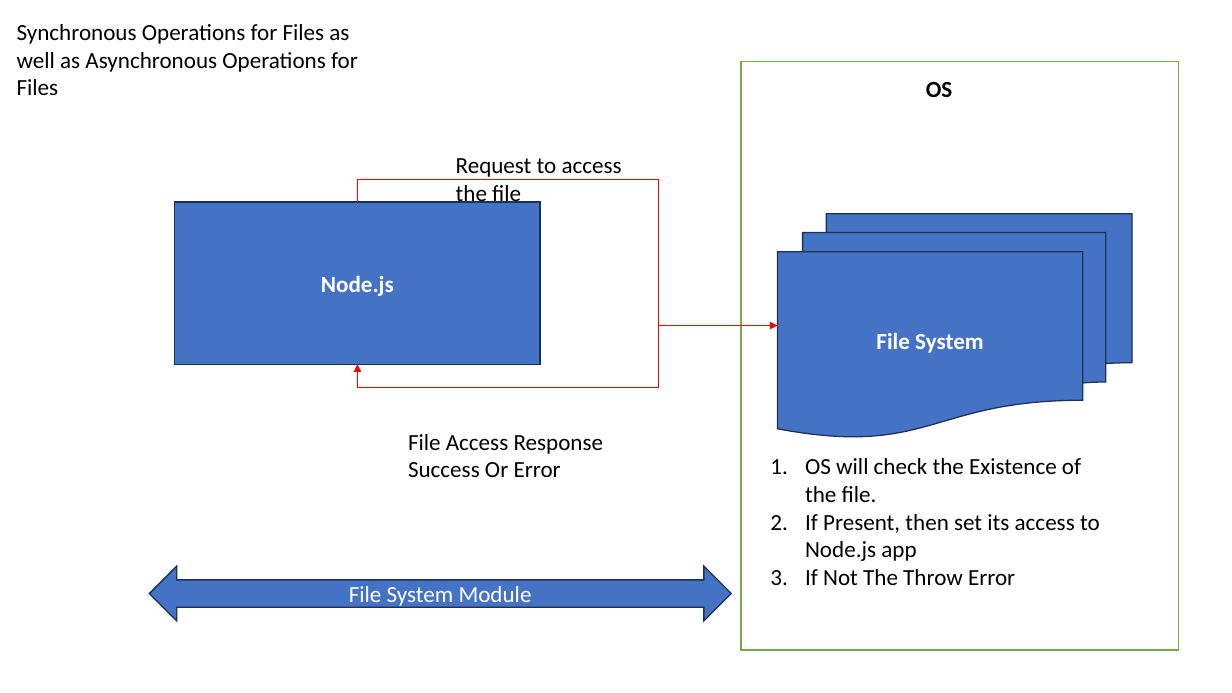
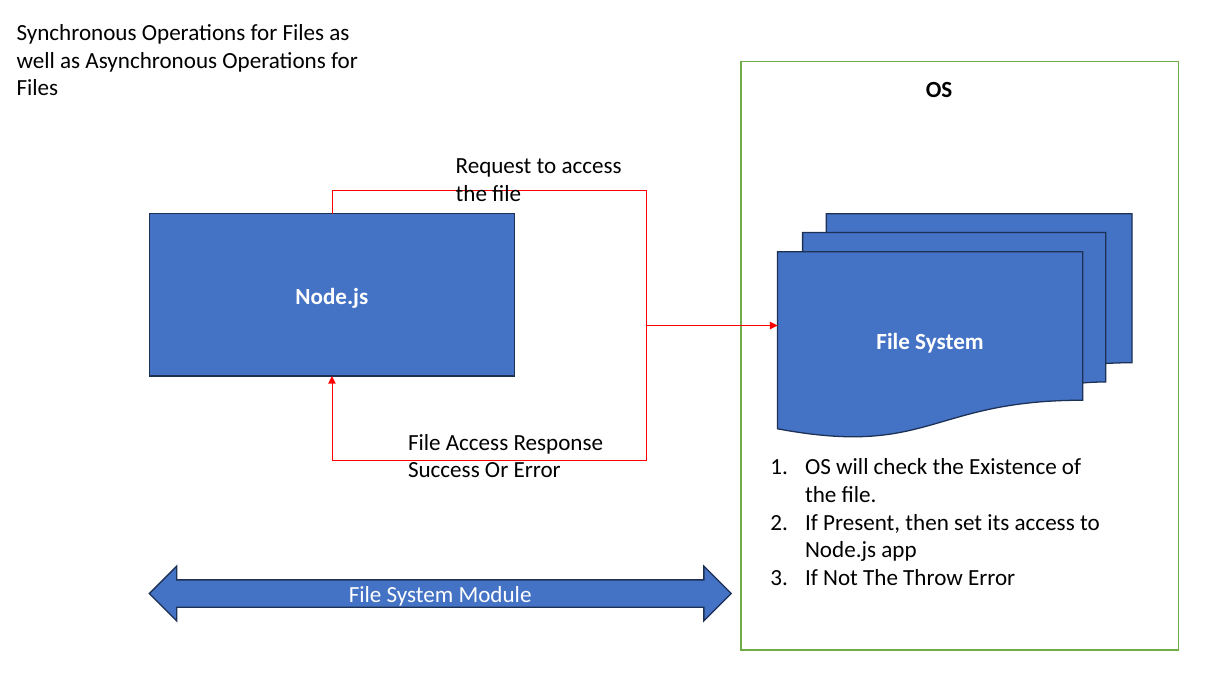
Before and after one commit to maheshsabnis/ugam, a slide deck: slide 27 of Training_Presentetions.pptx. Drawn at 1232x693 pixels with LibreOffice and Linux fonts; fonts in the diff are those of the drawing. Boxes give left, top, right and bottom in pixels: in the first picture for what was removed or moved away, otherwise in the second. Text is boxed around its words. In the diff, an @@ line names an element or a change of style, - is before the commit and + after.

```diff
--- a/Training_Presentetions.pptx
+++ b/Training_Presentetions.pptx
@@ elbow arrow moved from (358, 202) - (777, 325) to (332, 213) - (777, 325) @@
@@ rectangle "Node.js": place and size @@
-rectangle "Node.js" at (175,202,540,365)
+rectangle "Node.js" at (150,213,515,376)
@@ elbow arrow moved from (777, 325) - (358, 364) to (777, 325) - (332, 376) @@
```
Also in this commit, not shown: 1 other file.
